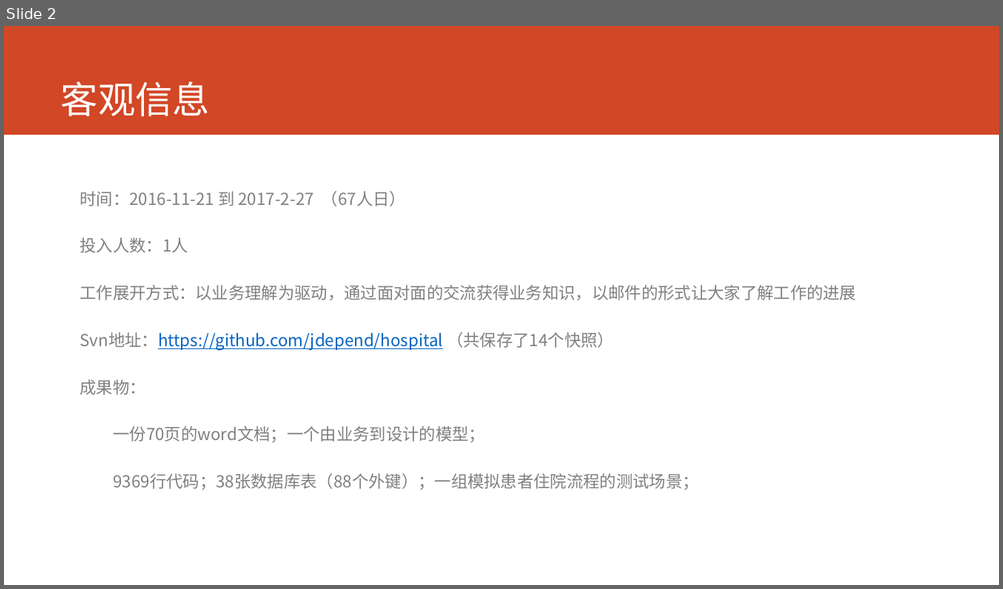
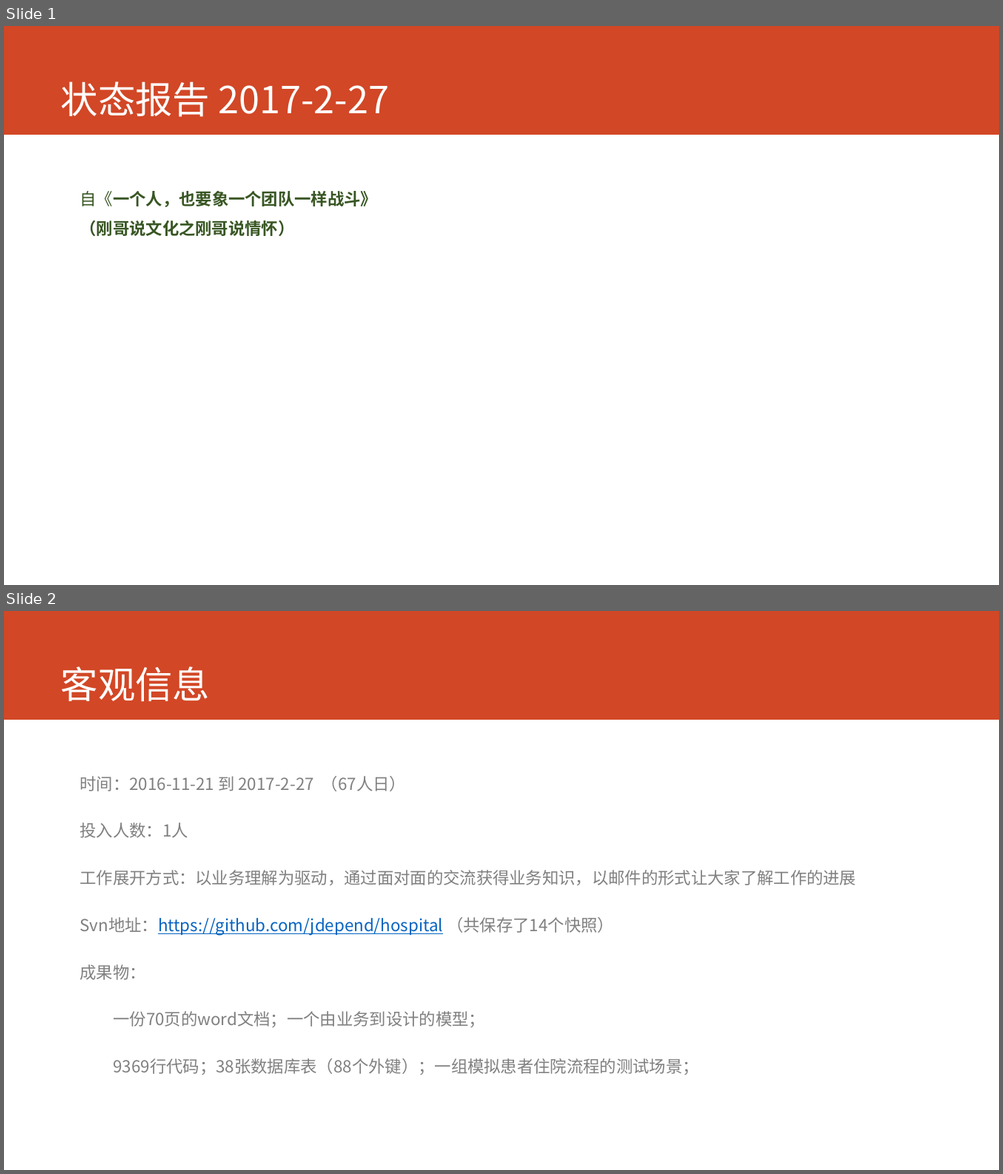
Before and after one commit to AppSecAI-TEST/hospital, a slide deck: doc/状态报告 2017-2-27.pptx. Shown one above the other, each under a label of ours: slide 2 before the commit, slides 1 and 2 after it. The pictures are 1003x589 and 1003x1174 pixels, drawn with LibreOffice and Linux fonts; fonts in the diff are those of the drawing; background and template pictures are left out. Boxes give left, top, right and bottom in pixels: in the first picture for what was removed or moved away, otherwise in the second. Text is boxed around its words. In the diff, an @@ line names an element or a change of style, - is before the commit and + after.

```diff
--- a/doc/状态报告 2017-2-27.pptx
+++ b/doc/状态报告 2017-2-27.pptx
@@ slide 1 added at (x1=4, y1=26, x2=999, y2=585), background picture (left out); not listed: 1 template element that a slide beside it also shows @@
@@ title added at (x1=61, y1=82, x2=390, y2=117), 36 pt, text #FFFFFF @@
+状态报告 2017-2-27
@@ text added at (x1=79, y1=191, x2=377, y2=236), 16 pt, text #385723, bold @@
+自《一个人，也要象一个团队一样战斗》（刚哥说文化之刚哥说情怀）
```
Also in this commit, not shown: 4 slides changed, 2 other slides added, 1 slide removed.
